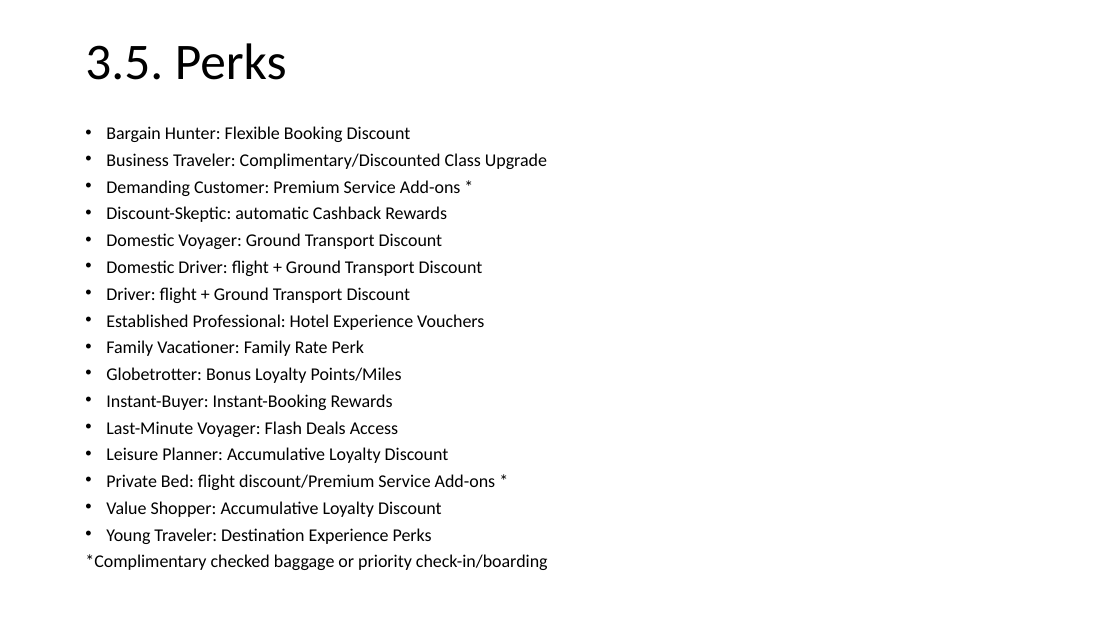
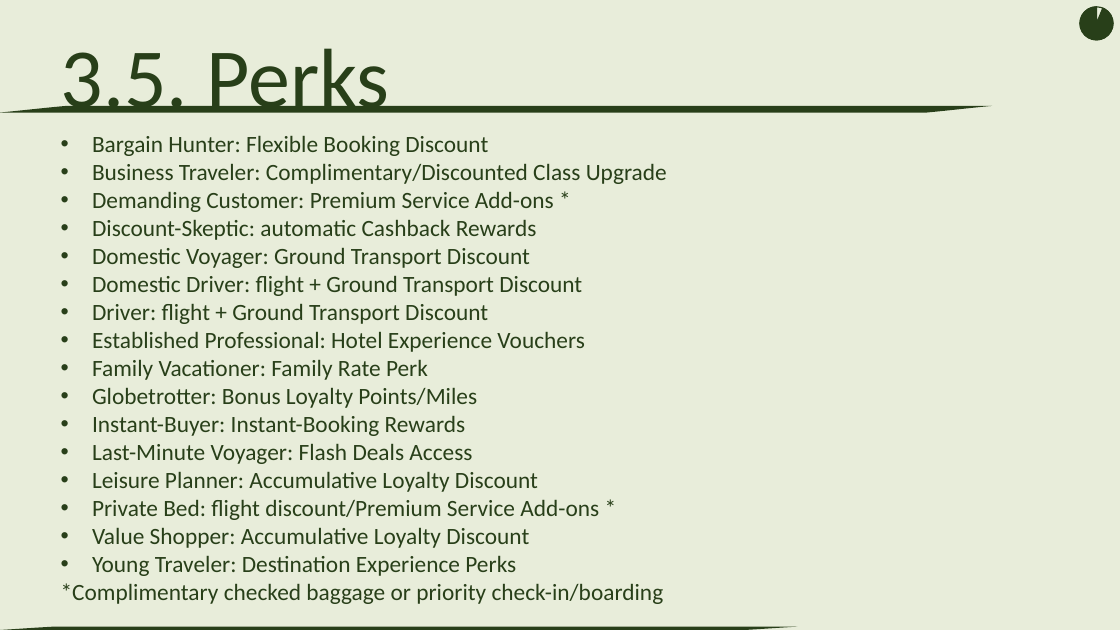
Before and after one commit to florian7380/TravelTide-Project, a slide deck: slide 17 of reports/TravelTide - Presentation.pptx (slide 18 before the commit). Drawn at 1120x630 pixels with LibreOffice and Linux fonts; fonts in the diff are those of the drawing. Boxes give left, top, right and bottom in pixels: in the first picture for what was removed or moved away, otherwise in the second. Text is boxed around its words. In the diff, an @@ line names an element or a change of style, - is before the commit and + after.

```diff
--- a/reports/TravelTide - Presentation.pptx
+++ b/reports/TravelTide - Presentation.pptx
@@ background #FFFFFF to #E8EDDA @@
@@ text "3.5. Perks": place and size @@
-text "3.5. Perks" at <box>85,43,287,80</box>
+text "3.5. Perks" at <box>61,48,390,113</box>
@@ text "3.5. Perks" at <box>61,48,390,113</box>: size 44 to 72 pt, text colour #000000 to #283F19; line spacing 0.9 to 1; vertical alignment middle to top @@
@@ ellipse added at <box>1081,7,1113,39</box>, fill #E8EDDA, outline #283F19 1 pt @@
@@ pie slice (boxed as its full ellipse) added at <box>1081,7,1113,39</box>, fill #283F19, outline #283F19 1 pt @@
@@ freeform shape added at <box>0,106,992,113</box>, fill #283F19 @@
@@ text "Bargain Hunter: Flexible Booking Discount": place and size @@
-text "Bargain Hunter: Flexible Booking Discount" at <box>85,126,548,570</box>
+text "Bargain Hunter: Flexible Booking Discount" at <box>61,136,667,604</box>
@@ text "Bargain Hunter: Flexible Booking Discount" at <box>61,136,667,604</box>: size 15.4 to 20 pt, text colour #000000 to #283F19; indent changed; line spacing 0.7 to 1; less space between paragraphs @@
@@ freeform shape added at <box>0,627,797,630</box>, fill #283F19 @@
```
Also in this commit, not shown: 17 other slides changed, 2 slides removed.
